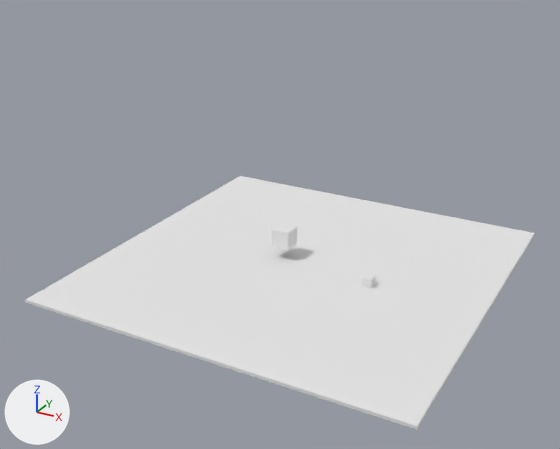
Two versions of the OBJ model static/multiplayer_3d_game/parkour.obj, one commit apart.
Camera for both pictures: a camera (50 mm lens) standing at (64.0, -125.7, 41.1) and looking at (-5.3, 0.3, -21.9). Arrows for +X, +Y and +Z are at lower left; the lights stay in place. Where no turn or scale is listed for an object, it has been applied to the vertices.
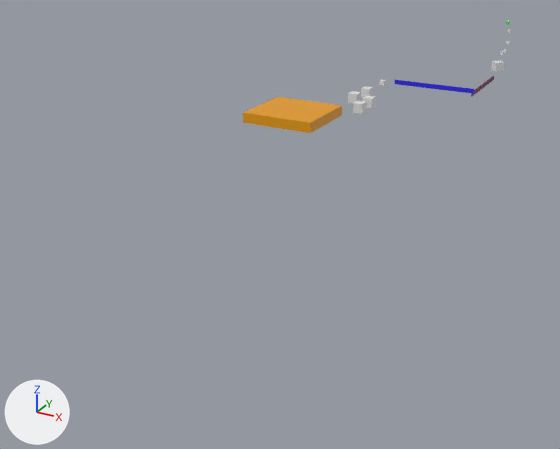
Pixel boxes (x1, y1, x2, y2) of what changed, in the pictures (560 x 449 px):
'Cube', deleted: before (25, 176, 535, 430)
'start_Cube', added (orange): after (243, 97, 342, 133)
'Cube.001', reshaped (44% narrower, 52% shorter): before (271, 223, 297, 251); after (353, 101, 367, 114)
'rail_1_Cube.006', added: after (395, 80, 474, 94)
'Cube.004', added: after (348, 91, 361, 103)
'Cube_Cube.008', added: after (491, 60, 505, 72)
'Cube.003', added: after (361, 86, 373, 98)
'rail_2_Cube.007', added: after (471, 76, 494, 97)
part 1 of me_cube_001, deleted: before (271, 223, 297, 251)
part 2 of me_cube_001, added: after (353, 101, 367, 114)

What changed in the scene script:
```text
Change mat_material:
    mat_material.base_color: (0.8, 0.8, 0.8) -> (0.8, 0.333, 0.0)  # white #e7e7e7 -> orange #e79c00
Change me_cube_001:
    where me_cube_001.from_pydata(...)  # 8 vertices, 6 faces; spans x -6.63..-2.77, y -0.87..2.99, z -26.66..-22.8
    verts and faces of me_cube_001; kept vertices keep their numbers, new ones are numbered from 8
    me_cube_001 part 1
    add delete_vertices([*range(0, 8)])  # with the faces that use them
    me_cube_001 part 2
    add verts[8] = (3.55, 14.68, -1.0)  # pixel (352, 112)
    add verts[9] = (3.55, 14.68, 1.0)  # pixel (353, 102)
    add verts[10] = (3.55, 16.68, -1.0)
    add verts[11] = (3.55, 16.68, 1.0)  # pixel (357, 100)
    add for new, old in zip([*range(12, 16)], [*range(8, 12)]): verts[new] = verts[old] + (2.0, 0.0, 0.0)
    add faces += [(8, 9, 11, 10), (10, 11, 15, 14), (12, 14, 15, 13), (8, 12, 13, 9), (8, 10, 14, 12), (9, 13, 15, 11)]
Add me_cube_cube_008:
    me_cube_cube_008.from_pydata([(22.93, 48.72, 2.72), (22.93, 48.72, 4.72), (21.58, 50.2, 2.72), (21.58, 50.2, 4.72), (24.41, 50.07, 2.72), (24.41, 50.07, 4.72), (23.06, 51.55, 2.72), (23.06, 51.55, 4.72)], [], [(0, 1, 3, 2), (2, 3, 7, 6), (6, 7, 5, 4), (4, 5, 1, 0), (2, 6, 4, 0), (7, 3, 1, 5)])
    me_cube_cube_008.materials.append(mat_none)  # white #e7e7e7
Remove ob_cube:
    ob_cube = bpy.data.objects.new('Cube', me_cube)
Add ob_start_cube:
    ob_start_cube = bpy.data.objects.new('start_Cube', me_start_cube)  # a box spanning x -12.04..2.45, y -2.09..11.72, z -1.0..1.0; in mat_material (orange #e79c00)
    ob_start_cube.location = (0.0, 0.0, 0.0)
Add ob_rail_2_cube_007:
    ob_rail_2_cube_007 = bpy.data.objects.new('rail_2_Cube.007', me_rail_2_cube_007)  # a box spanning x 22.6..22.8, y 31.5..48.8, z 0.8..1.8; in mat_material_002 (dark purple #6d1b55)
    ob_rail_2_cube_007.location = (0.0, 0.0, 0.0)
Add ob_rail_1_cube_006:
    ob_rail_1_cube_006 = bpy.data.objects.new('rail_1_Cube.006', me_rail_1_cube_006)  # a box spanning x 5.9..23.1, y 31.2..31.4, z 1.6..2.6; in mat_material_003 (blue #2e23e7)
    ob_rail_1_cube_006.location = (0.0, 0.0, 0.0)
Add ob_cube_cube_008:
    ob_cube_cube_008 = bpy.data.objects.new('Cube_Cube.008', me_cube_cube_008)
    ob_cube_cube_008.location = (0.0, 0.0, 0.0)
Add ob_cube_004:
    ob_cube_004 = bpy.data.objects.new('Cube.004', me_cube_004)  # a box spanning x -0.67..1.33, y 21.47..23.47, z -1.0..1.0; in mat_none (white #e7e7e7)
    ob_cube_004.location = (0.0, 0.0, 0.0)
Add ob_cube_003:
    ob_cube_003 = bpy.data.objects.new('Cube.003', me_cube_003)  # a box spanning x 0.06..2.06, y 26.68..28.68, z -1.0..1.0; in mat_none (white #e7e7e7)
    ob_cube_003.location = (0.0, 0.0, 0.0)
```
